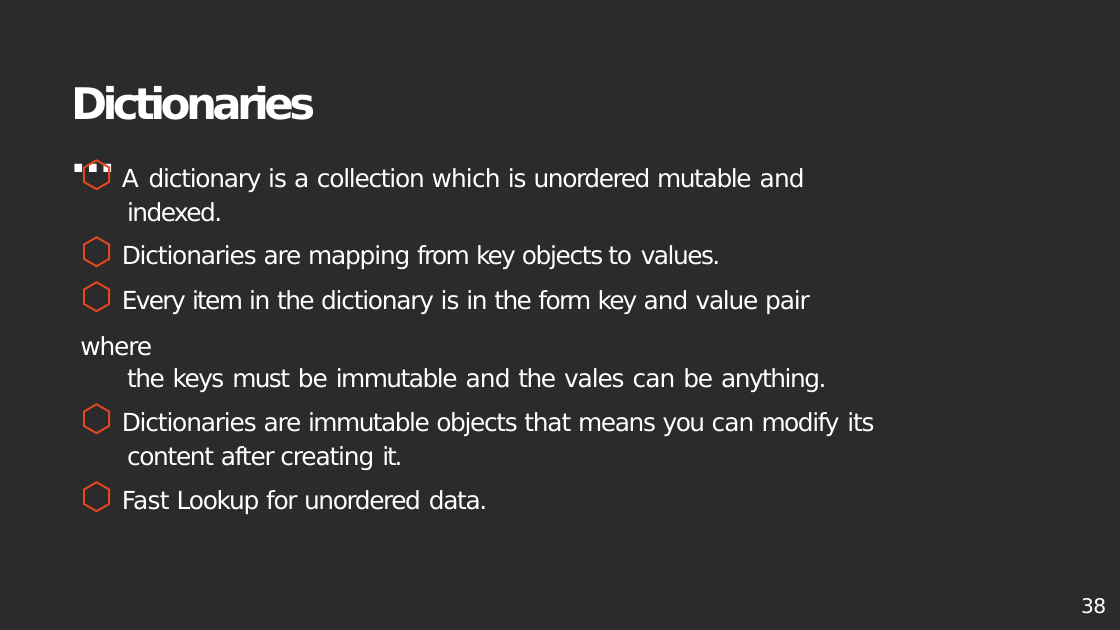
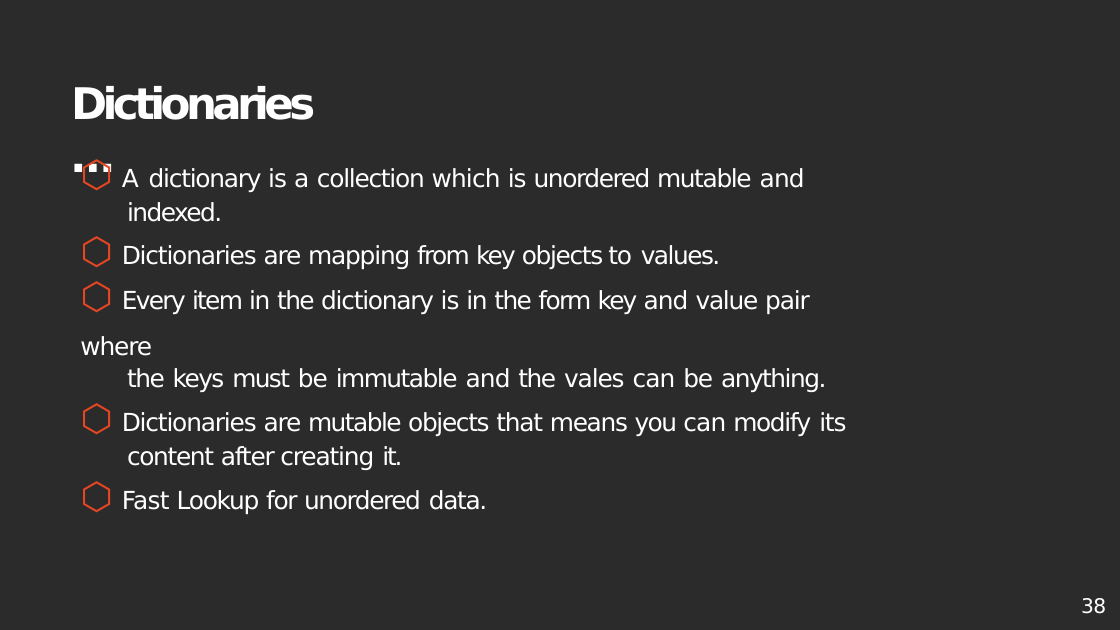
Before and after one commit to deepak404found/newkilo-Python-classes, a slide deck: slide 38 of notes/1. Introduction To python (1)-converted.pptx. Drawn at 1120x630 pixels with LibreOffice and Linux fonts; fonts in the diff are those of the drawing; background and template pictures are left out; a plain dark background stands for a picture behind light text. Boxes give left, top, right and bottom in pixels: in the first picture for what was removed or moved away, otherwise in the second. Text is boxed around its words. In the diff, an @@ line names an element or a change of style, - is before the commit and + after.

```diff
--- a/notes/1. Introduction To python (1)-converted.pptx
+++ b/notes/1. Introduction To python (1)-converted.pptx
@@ text at <box>122,412,846,436</box>: text changed @@
-⬡ Dictionaries are immutable objects that means you can modify its
+⬡ Dictionaries are mutable objects that means you can modify its
```
Also in this commit, not shown: 11 other slides changed, 1 other file.
